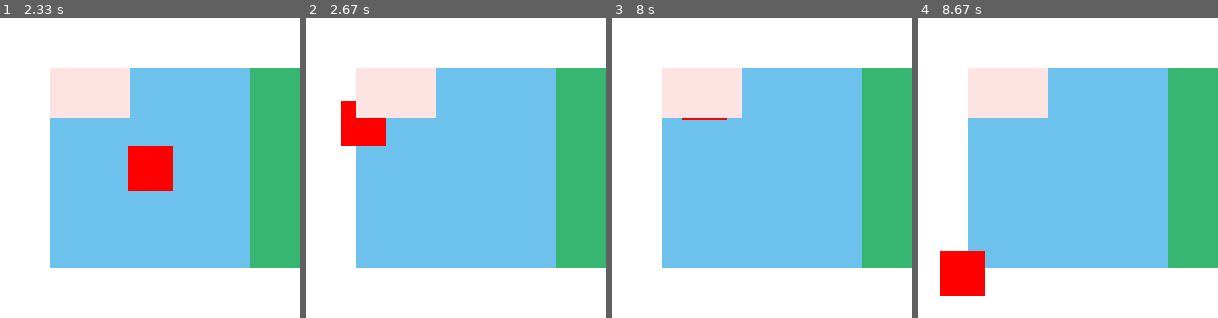
Above: before the commit, frames 1-4 (left to right).
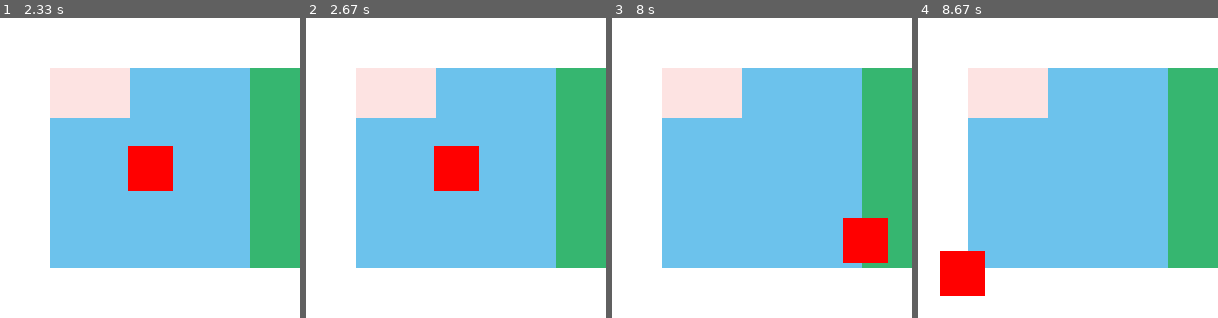
Above: after the commit, the same moments.

Repository: castrocristiano/pygame_hello
Game: pygame game, started from pygame_hello.py
Same seed, same stepped clock (60 frames per second), same inputs: the game is played once before the commit and once after it.
Inputs (mouse positions are in pixels of both pictures, inside the frame that each line leads up to):
- Up to frame 1 (2.33 s): hold Right 0.33-0.8 s; move the mouse to (138, 180) at 0.37 s; press the mouse at (57, 123) at 0.87 s; move the mouse to (57, 180) at 0.97 s; release the mouse at (57, 237) at 1.1 s; hold Up 1.17-1.47 s; click (195, 63) at 1.25 s; hold Space from 2 s (still down); hold Left from 2 s (still down); click (42, 159) at 2.08 s
- Up to frame 2 (2.67 s): release Space at 2.53 s; release Left at 2.53 s; press the mouse at (363, 123) at 2.6 s
- Up to frame 3 (8 s): move the mouse to (771, 201) at 2.7 s; release the mouse at (876, 282) at 2.83 s; hold Left 2.9-3.43 s; click (840, 216) at 2.98 s; hold Down 3.47-3.77 s; click (822, 144) at 3.55 s; tap Backspace at 3.8 s; move the mouse to (669, 123) at 4.97 s; press the mouse at (669, 123) at 5 s; move the mouse to (681, 171) at 5.1 s; release the mouse at (690, 219) at 5.23 s; hold Right 5.3-5.93 s; click (678, 201) at 5.38 s; move the mouse to (669, 123) at 5.97 s; press the mouse at (669, 123) at 6 s; move the mouse to (681, 132) at 6.1 s; release the mouse at (696, 144) at 6.23 s; hold Down 6.3-6.67 s; click (843, 201) at 6.38 s; press the mouse at (669, 123) at 6.73 s; move the mouse to (669, 153) at 6.83 s; release the mouse at (669, 186) at 6.97 s; hold Left 7.03-7.5 s; click (702, 192) at 7.12 s; press the mouse at (669, 123) at 7.57 s; move the mouse to (762, 180) at 7.67 s; release the mouse at (855, 240) at 7.8 s; hold Right from 7.87 s (still down); click (705, 96) at 7.95 s
- Up to frame 4 (8.67 s): release Right at 8.33 s; press the mouse at (975, 123) at 8.4 s; move the mouse to (969, 198) at 8.5 s; release the mouse at (963, 273) at 8.63 s

Frame 1 is identical in both runs. In frame 2, 3.9% of the frame differs, in the area x 11-58%, y 27-58%; in frame 3, 2.4%; in frame 4, nothing differs.

Commit message:
Eventos dos botões do mouse

Diff:
--- /dev/null
+++ b/cores.py
@@ -0,0 +1,8 @@
+
+
+# Variáveis que contém a definição de cores
+cor_branca = (255, 255, 255)
+cor_azul = (108, 194, 236)
+cor_verde = (54, 182, 112)
+cor_vermelha = (255, 0, 0)
+cor_rosa = (253, 227, 226)
--- a/pygame_hello.py
+++ b/pygame_hello.py
@@ -1,9 +1,11 @@
-#https://www.pygame.org
+# https://www.pygame.org
 import pygame
+# Variáveis que contém a definição de cores
+from cores import cor_azul, cor_verde, cor_branca, cor_vermelha, cor_rosa
 
 
 def main():
-    #Iniciando a lib Pygame
+    # Iniciando a lib Pygame
     pygame.init()
 
     # Definindo o título da janela
@@ -20,13 +22,6 @@
 
     # Variável para controlar o evento de sair
     sair = False
-
-    # Variáveis que contém a definição de cores
-    cor_branca = (255, 255, 255)
-    cor_azul = (108, 194, 236)
-    cor_verde = (54, 182, 112)
-    cor_vermelha = (255, 0, 0)
-    cor_rosa = (253, 227, 226)
 
     '''
         Criando uma superfice que terá a cor azul.
@@ -49,43 +44,21 @@
             if event.type == pygame.QUIT:
                 sair = True
 
-            if event.type == pygame.MOUSEBUTTONDOWN:
-                pygame.mouse.set_pos(150, 150)
-
-            # if event.type == pygame.MOUSEMOTION:
-            #     ret = ret.move(-10, -10)
-            #
-
-            # https://www.pygame.org/docs/ref/key.html
-            if event.type == pygame.KEYDOWN:
-                if event.key == pygame.K_LEFT:
-                    ret.move_ip(-10, 0)
-                if event.key == pygame.K_RIGHT:
-                    ret.move_ip(10, 0)
-                if event.key == pygame.K_UP:
-                    ret.move_ip(0, -10)
-                if event.key == pygame.K_DOWN:
-                    ret.move_ip(0, 10)
-                if event.key == pygame.K_SPACE:
-                    ret.move_ip(10, 10)
-                if event.key == pygame.K_BACKSPACE:
-                    ret.move_ip(-10, -10)
+        move_ret_por_botoes(event, ret)
 
         # Aqui o relógio define que a tela atualizará a 27 frames por segundo
         relogio.tick(27)
 
-        # Define a cor de fundo da tela como branca
-        tela.fill(cor_branca)
+        configura_tela(sup_azul, sup_verde, tela)
 
-        # Coloca as superfices na tela nas respectivas posições
-        tela.blit(sup_azul, [50, 50])
-        tela.blit(sup_verde, [250, 50])
-        tela.blit(sup_verde, [250, 150])
+        (x_ant, y_ant) = (ret.left, ret.top)
+        (ret.left, ret.top) = pygame.mouse.get_pos()
+        # Segue o mouse
+        ret.left -= ret.width / 2
+        ret.top -= ret.height / 2
 
-        (ret.left, ret.top) = pygame.mouse.get_pos()
-
-        ret.left -= ret.width/2
-        ret.top -= ret.height/2
+        if ret.colliderect(ret2):
+            (ret.left, ret.top) = (x_ant, y_ant)
 
         pygame.draw.rect(tela, cor_vermelha, ret)
         pygame.draw.rect(tela, cor_rosa, ret2)
@@ -96,4 +69,43 @@
     # Encerra
     pygame.quit()
 
+
+def configura_tela(sup_azul, sup_verde, tela):
+    # Define a cor de fundo da tela como branca
+    tela.fill(cor_branca)
+
+    # Coloca as superfices na tela nas respectivas posições
+    tela.blit(sup_azul, [50, 50])
+    tela.blit(sup_verde, [250, 50])
+    tela.blit(sup_verde, [250, 150])
+
+
+def move_ret_por_botoes(event, ret):
+    """
+
+        https://www.pygame.org/docs/ref/key.html
+    """
+
+    if event.type == pygame.MOUSEBUTTONDOWN:
+        pygame.mouse.set_pos(150, 150)
+
+    # if event.type == pygame.MOUSEMOTION:
+    #     ret = ret.move(-10, -10)
+    #
+
+    if event.type == pygame.KEYDOWN:
+        if event.key == pygame.K_LEFT:
+            ret.move_ip(-10, 0)
+        if event.key == pygame.K_RIGHT:
+            ret.move_ip(10, 0)
+        if event.key == pygame.K_UP:
+            ret.move_ip(0, -10)
+        if event.key == pygame.K_DOWN:
+            ret.move_ip(0, 10)
+        if event.key == pygame.K_SPACE:
+            ret.move_ip(10, 10)
+        if event.key == pygame.K_BACKSPACE:
+            ret.move_ip(-10, -10)
+
+
 main()
Empty file added: colisoes.py
